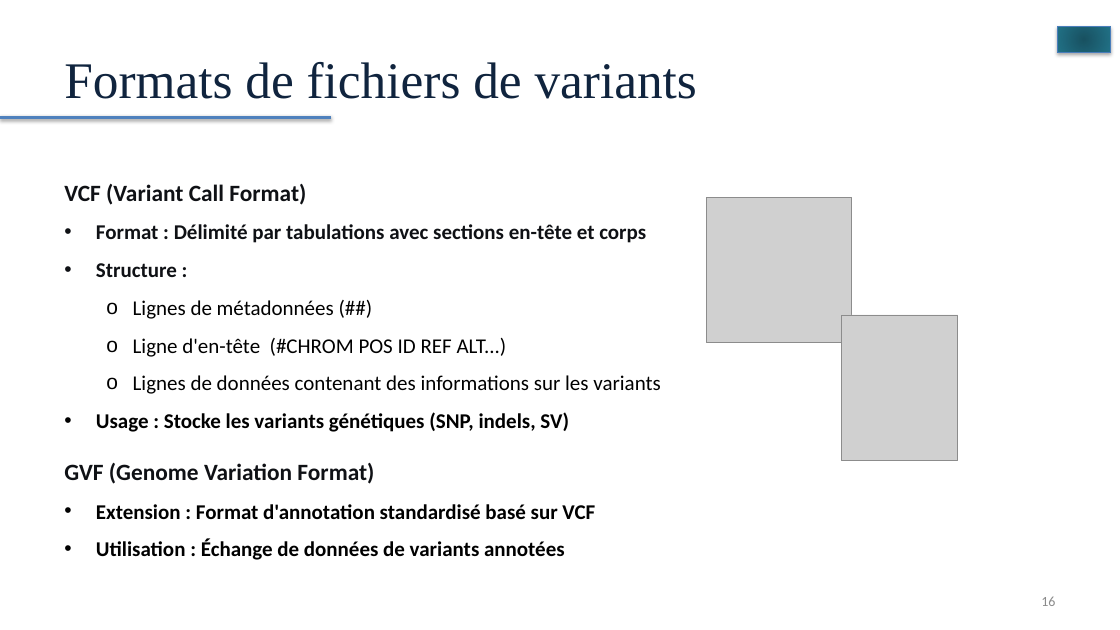
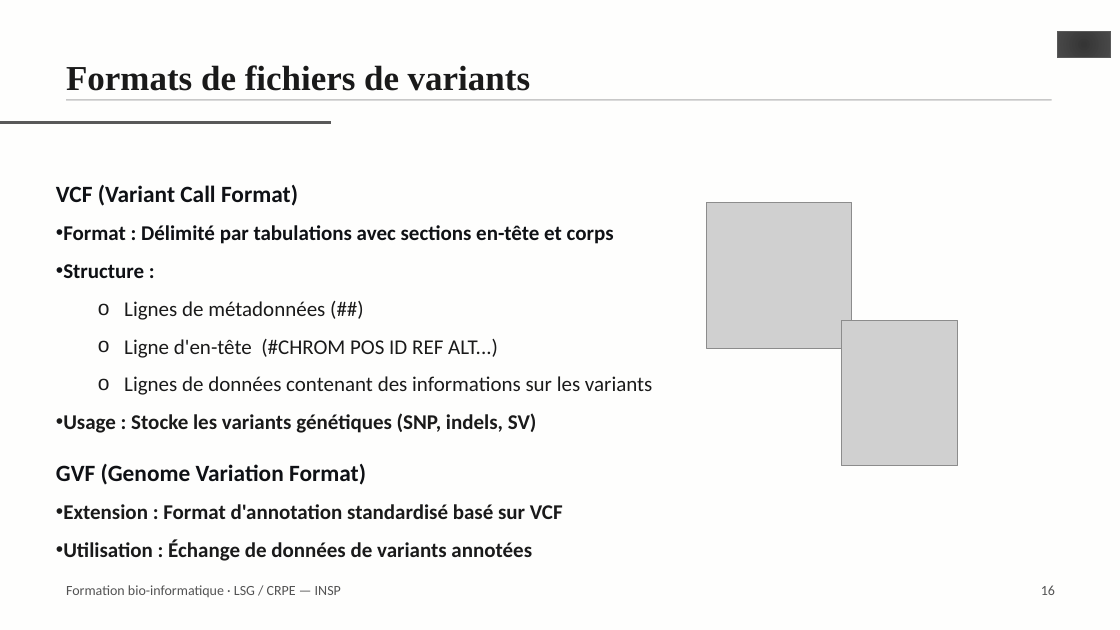
Before and after one commit to Hadji-gid/formation-bioinfo-sgq, a slide deck: slide 16 of diapositives/00_workflow_bioinformatique.pptx. Drawn at 1120x630 pixels with LibreOffice and Linux fonts; fonts in the diff are those of the drawing; grey boxes stand for pictures. Boxes give left, top, right and bottom in pixels: in the first picture for what was removed or moved away, otherwise in the second. Text is boxed around its words. In the diff, an @@ line names an element or a change of style, - is before the commit and + after.

Commit message:
diapositives: reporter le module 0 sur le gabarit commun
Les 27 planches sont reconstruites dans ressources/gabarit.pptx, et non
plus dans le masque d'origine : mêmes dispositions, même page de titre au
logo INSP, même filet gris sous le titre, même bas de page numéroté que
les modules 1 à 5. Les 34 images — organigrammes, captures de terminal,
exemples de formats — sont reportées à leur position, décalées vers le bas
lorsqu'elles passaient sous le filet.

```diff
--- a/diapositives/00_workflow_bioinformatique.pptx
+++ b/diapositives/00_workflow_bioinformatique.pptx
@@ background #FFFFFF to #FEFEFD @@
@@ 2 pictures, 1 line, 1 math minus moved together from (x1=0, y1=0, x2=1120, y2=461) to (x1=0, y1=0, x2=1120, y2=466) @@
@@ math minus at (x1=1049, y1=0, x2=1120, y2=98): fill gradient #185261 to #23748A to #298AA3 to gradient #363636 to #4D4D4D to #5C5C5C; outline #4B7EBC 0.75 pt to #595959 0.5 pt; shadow off @@
@@ title "Formats de fichiers de variants" at (x1=66, y1=65, x2=530, y2=91): size 44 to 30 pt, text colour #0F243E to #1A1A1A, bold on; line spacing 1 to 1.15; vertical alignment middle to top @@
@@ rectangle added at (x1=66, y1=99, x2=1052, y2=101), fill #C8C8C8 @@
@@ line (0, 123) - (332, 123): stroke #4F81BD 3 pt to #595959 3 pt @@
@@ text at (x1=63, y1=225, x2=652, y2=561): text colour #000000 to #1A1A1A in "Lignes de métadonnées (##)", "Ligne d'en-tête (#CHROM POS ID REF ALT...)", "Lignes de données contenant des informations sur ...", "Usage : Stocke les variants génétiques (SNP, ..." and 2 more places; indent changed @@
@@ text added at (x1=66, y1=585, x2=341, y2=597), 12 pt, text #535353 @@
+Formation bio-informatique · LSG / CRPE — INSP
@@ text "16" moved from (x1=1041, y1=597, x2=1055, y2=606) to (x1=1041, y1=585, x2=1055, y2=595) @@
@@ text "16" at (x1=1041, y1=585, x2=1055, y2=595): text colour #8C8C8C to #535353; line spacing 1 to 1.15; vertical alignment middle to top @@
```
Also in this commit, not shown: 25 other slides changed, 1 slide added, 1 slide removed, 1 other file.
